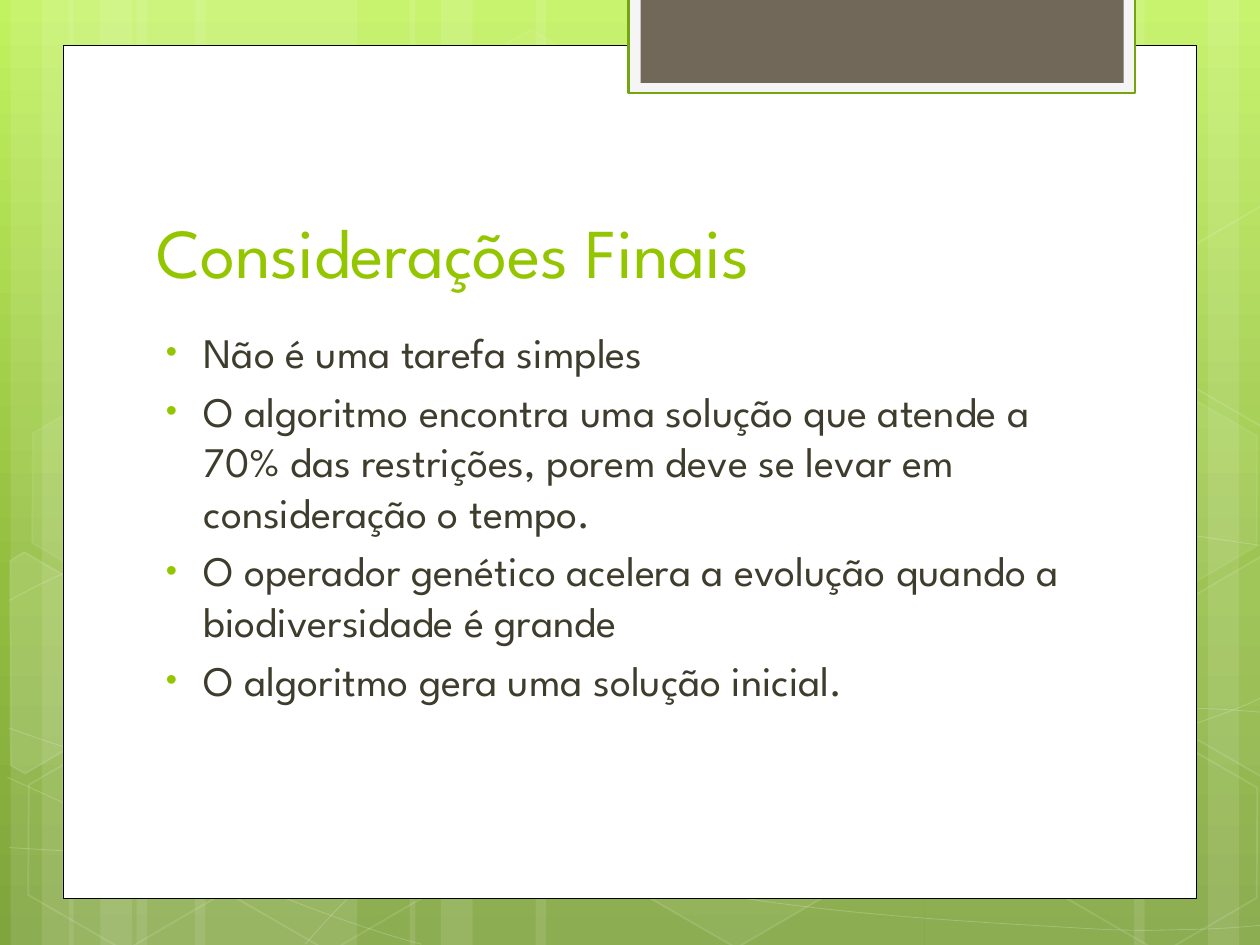
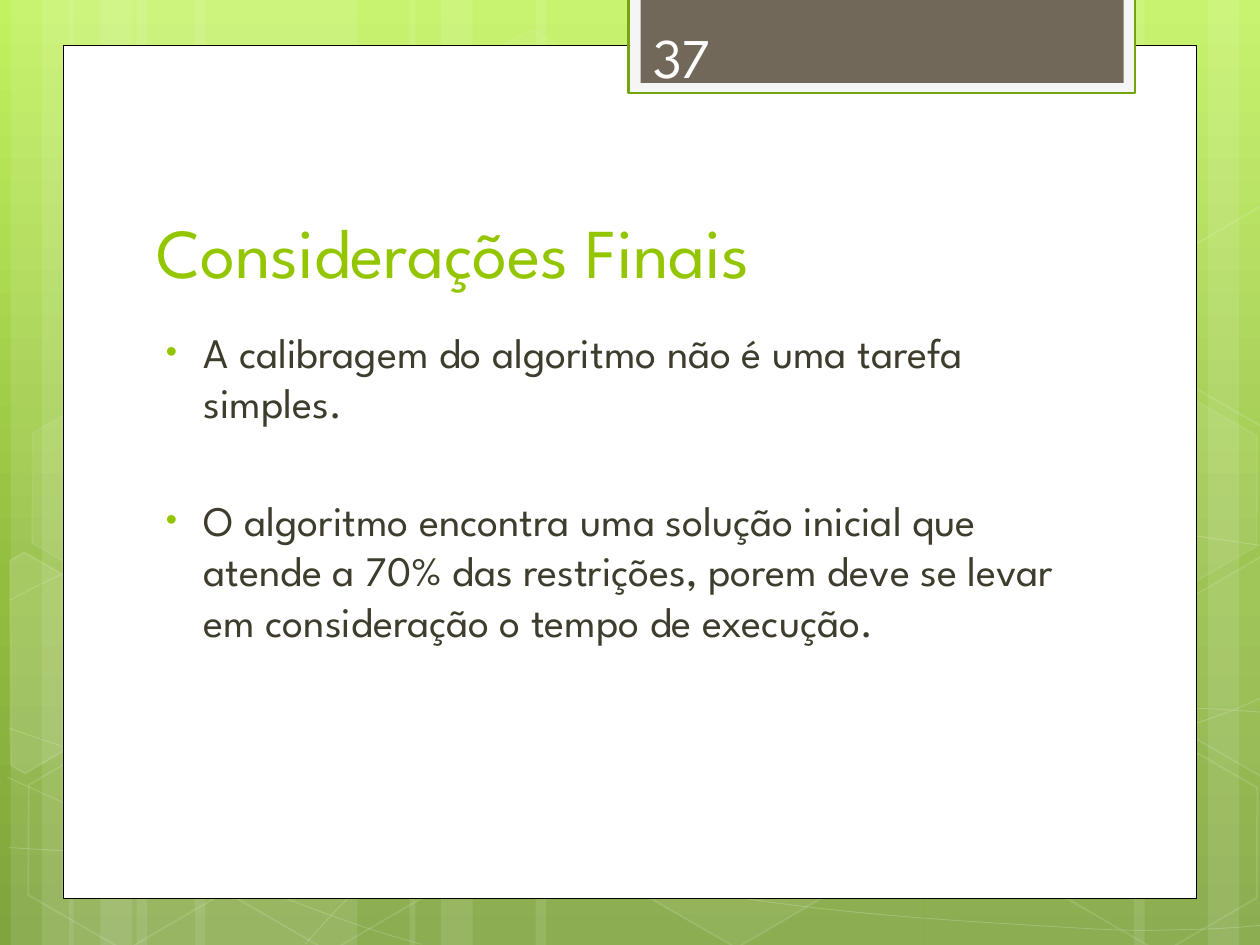
Before and after one commit to alexandregme/tcc2, a slide deck: slide 37 of Apresentação.pptx (slide 41 before the commit). Drawn at 1260x945 pixels with LibreOffice and Linux fonts; fonts in the diff are those of the drawing. Boxes give left, top, right and bottom in pixels: in the first picture for what was removed or moved away, otherwise in the second. Text is boxed around its words. In the diff, an @@ line names an element or a change of style, - is before the commit and + after.

```diff
--- a/Apresentação.pptx
+++ b/Apresentação.pptx
@@ page number added at (653,40,711,95), 32 pt, text #FEFEFE @@
+37
@@ text at (204,338,1053,646): text changed @@
-• Não é uma tarefa simples
-• O algoritmo encontra uma solução que atende a 70% das restrições, porem deve se levar em consideração o tempo.
-• O operador genético acelera a evolução quando a biodiversidade é grande
-• O algoritmo gera uma solução inicial.
+• A calibragem do algoritmo não é uma tarefa simples.
+• O algoritmo encontra uma solução inicial que atende a 70% das restrições, porem deve se levar em consideração o tempo de execução.
```
Also in this commit, not shown: 40 other slides changed, 4 slides removed, 2 other files.
